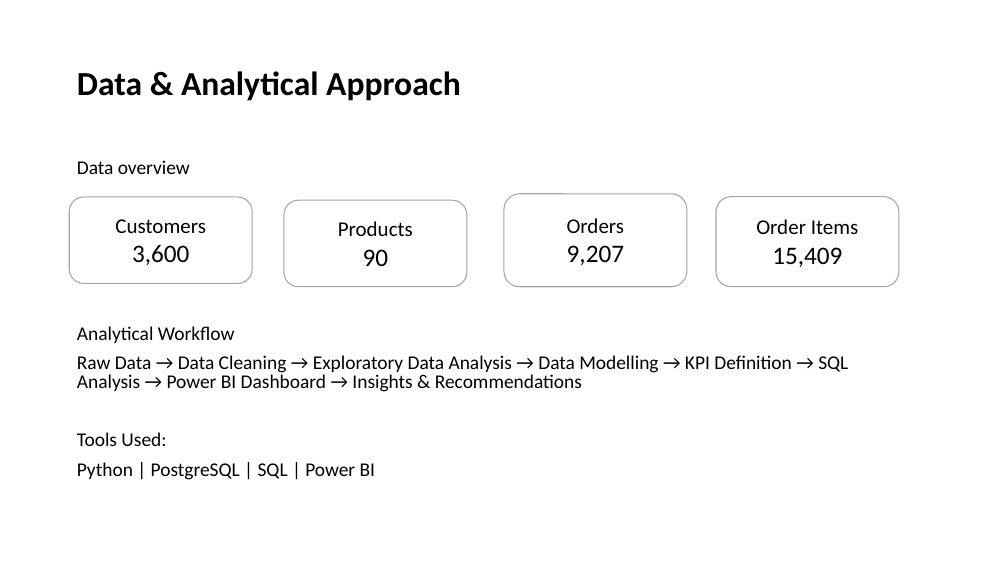
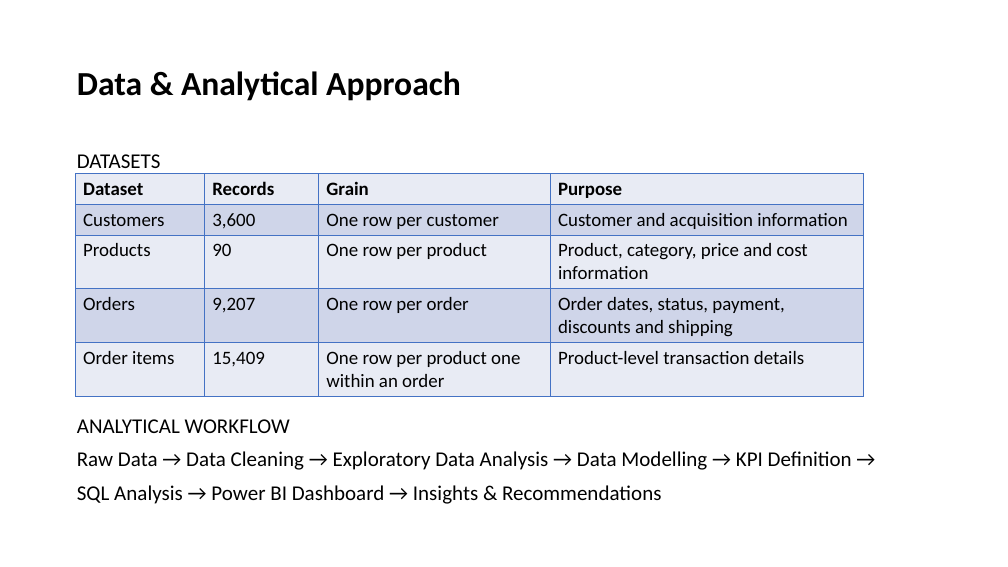
Before and after one commit to keertigurung/Wayfair-Ecommerce-Sales-Profitability-Analysis, a slide deck: slide 3 of presentation/WayFair E-commerce Analysis.pptx. Drawn at 1008x567 pixels with LibreOffice and Linux fonts; fonts in the diff are those of the drawing. Boxes give left, top, right and bottom in pixels: in the first picture for what was removed or moved away, otherwise in the second. Text is boxed around its words. In the diff, an @@ line names an element or a change of style, - is before the commit and + after.

```diff
--- a/presentation/WayFair E-commerce Analysis.pptx
+++ b/presentation/WayFair E-commerce Analysis.pptx
@@ table added at bbox=[76, 174, 864, 394], 5 rows, 4 columns @@
+Dataset | Records | Grain | Purpose
+Customers | 3,600 | One row per customer | Customer and acquisition information
+Products | 90 | One row per product | Product, category, price and cost information
+Orders | 9,207 | One row per order | Order dates, status, payment, discounts and shipping
+Order items | 15,409 | One row per product one within an order | Product-level transaction details
@@ text at bbox=[77, 154, 852, 504]: text changed; size 18.5 to 20 pt @@
-Analytical Workflow
-Raw Data → Data Cleaning → Exploratory Data Analysis → Data Modelling → KPI Definition → SQL Analysis → Power BI Dashboard → Insights & Recommendations
-Tools Used:
-Python | PostgreSQL | SQL | Power BI
+DATASETS
+ANALYTICAL WORKFLOW
+Raw Data → Data Cleaning → Exploratory Data Analysis → Data Modelling → KPI Definition →
+SQL Analysis → Power BI Dashboard → Insights & Recommendations
@@ text removed at bbox=[77, 160, 190, 174] @@
-Data overview
@@ rounded rectangle removed at bbox=[70, 197, 253, 284] @@
-Customers
-3,600
@@ rounded rectangle removed at bbox=[284, 200, 467, 287] @@
-Products
-90
@@ rounded rectangle removed at bbox=[504, 194, 687, 287] @@
-Orders
-9,207
@@ rounded rectangle removed at bbox=[716, 197, 899, 287] @@
-Order Items
-15,409
```
Also in this commit, not shown: 4 other slides changed.
